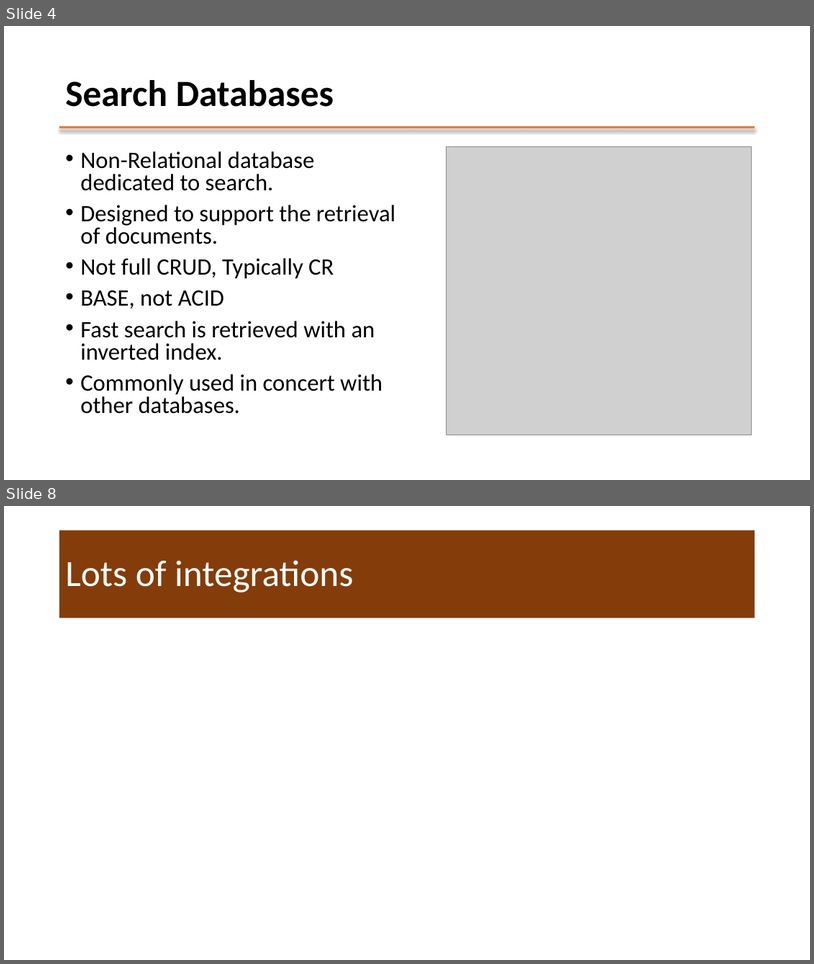
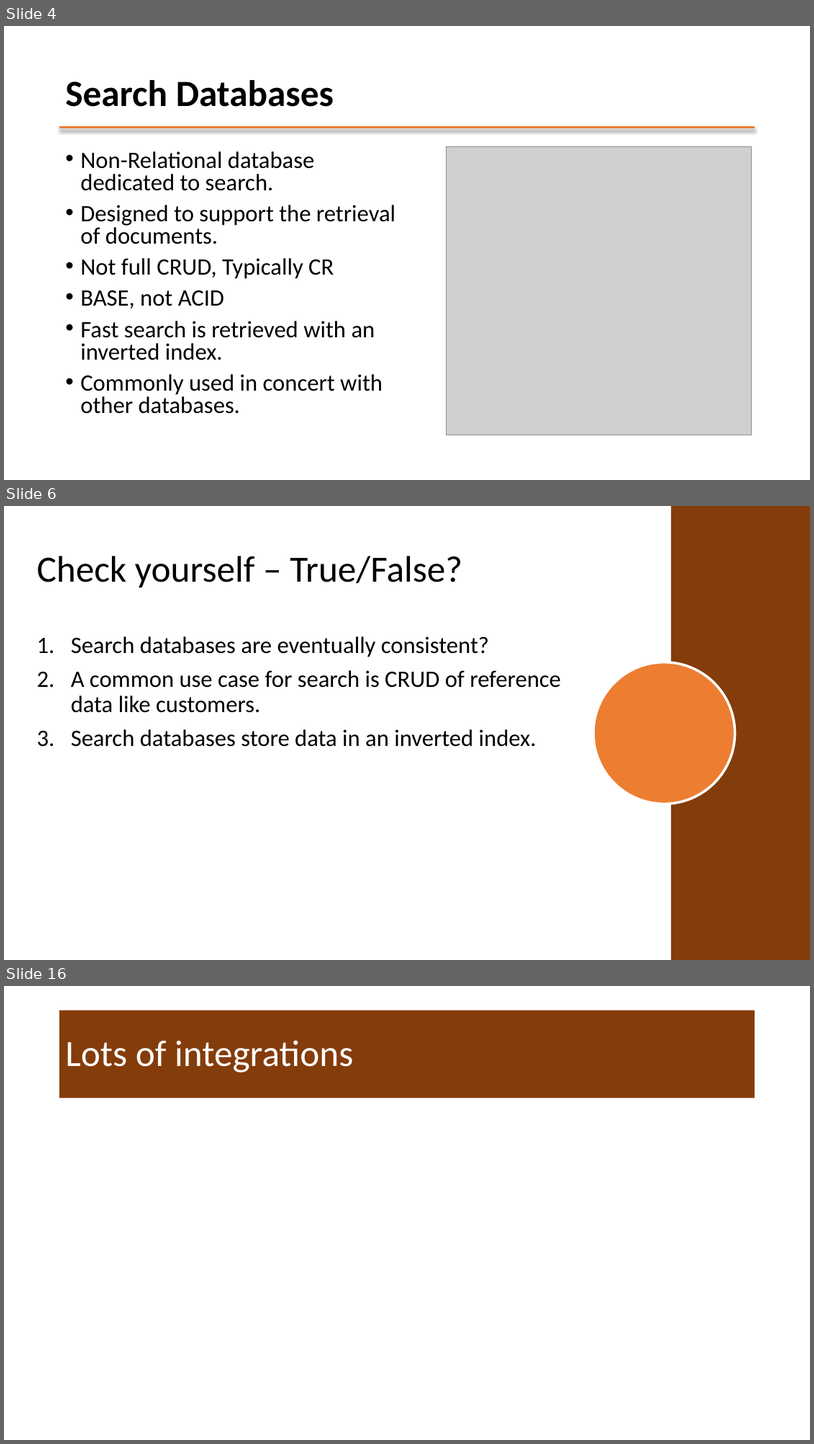
Before and after one commit to mafudge/ist769-old, a slide deck: content/J-Search/J-Search.pptx. Shown one above the other, each under a label of ours: slides 4 and 8 before the commit, slides 4, 6 and 16 after it; the slides between them are not shown. The pictures are 814x964 and 814x1444 pixels, drawn with LibreOffice and Linux fonts; fonts in the diff are those of the drawing; grey boxes stand for pictures; background and template pictures are left out. Boxes give left, top, right and bottom in pixels: in the first picture for what was removed or moved away, otherwise in the second. Text is boxed around its words. In the diff, an @@ line names an element or a change of style, - is before the commit and + after.

```diff
--- a/content/J-Search/J-Search.pptx
+++ b/content/J-Search/J-Search.pptx
@@ slide 6 added at [4,506,810,960], background #FFFFFF @@
@@ rectangle added at [671,506,810,960], fill #843C0B @@
@@ title added at [37,556,463,588], 44 pt, text #000000 @@
+Check yourself – True/False?
@@ text added at [71,636,561,746], 28 pt, text #000000 @@
+1. Search databases are eventually consistent?
+2. A common use case for search is CRUD of reference data like customers.
+3. Search databases store data in an inverted index.
@@ ellipse added at [594,662,736,803], fill #ED7D31, outline #FFFFFF 3 pt @@
@@ what was slide 8 is now slide 16 @@
```
Also in this commit, not shown: 2 slides changed, 8 other slides added, 1 slide removed, 2 other files.
